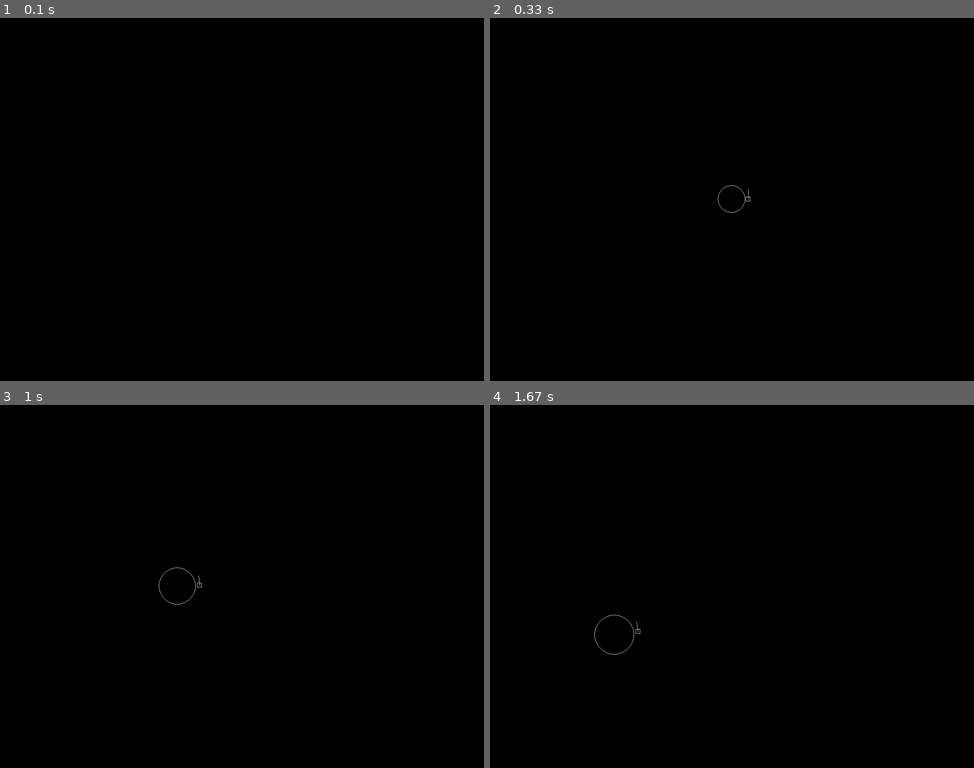
Above: before the commit, frames 1-4 (two rows, left to right).
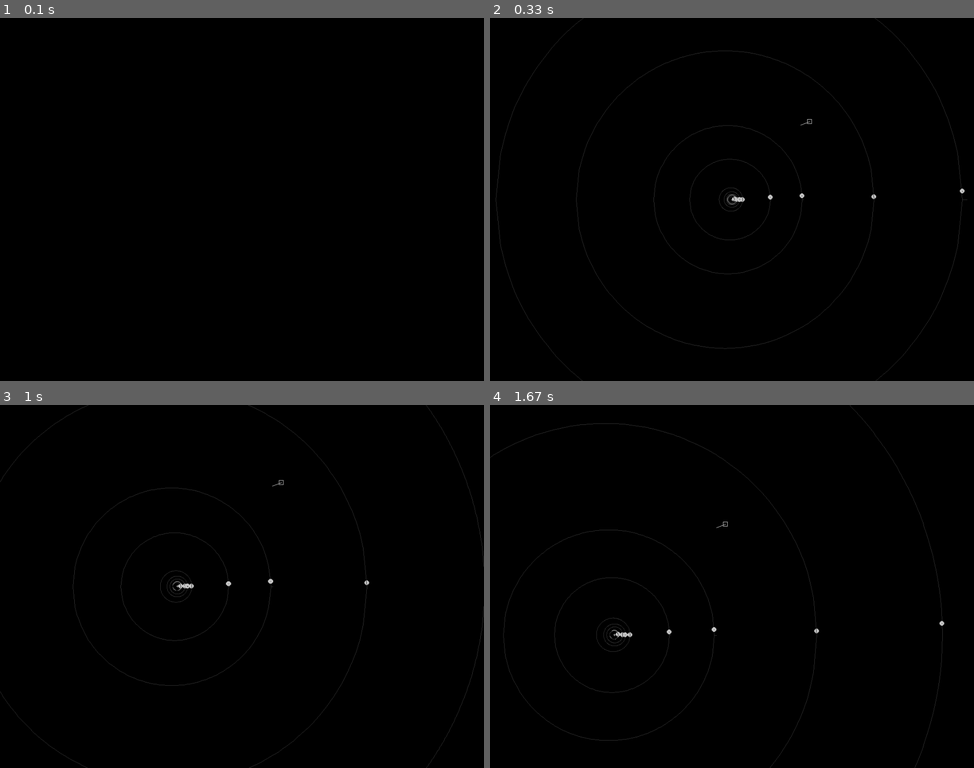
Above: after the commit, the same moments.

Repository: iparedes/Flatspace2
Game: pygame game, started from main.py
Two runs of this game, one before a commit and one after it. Both use one fixed random seed, a clock stepped at 60 frames per second and the inputs below.
Inputs:
- Up to frame 1 (0.1 s): no input
- Up to frame 2 (0.33 s): no input
- Up to frame 3 (1 s): tap T at 0.33 s; hold Right from 0.67 s (still down); tap Z at 0.73 s; tap X at 0.82 s
- Up to frame 4 (1.67 s): release Right at 1.13 s; hold Up 1.17-1.47 s; tap Z at 1.23, 1.57 s; hold Right from 1.5 s (still down)

Frame 1 is identical in both runs. In frame 2, 0.6% of the frame differs, in the area x 1-99%, y 0-100%; in frame 3, 0.6%; in frame 4, 0.6%.

Commit message:
Modified the constructor for vector, added ship to data file

Diff:
--- a/fspace.py
+++ b/fspace.py
@@ -201,7 +201,6 @@
         self.days=0
         self.ships=[]
 
-    #test
     # updates delta milliseconds
     def update(self,delta):
         self.epoch+=delta
@@ -224,12 +223,15 @@
 
 # A body that is not on rails
 class Ship:
-    def __init__(self,primary=None,name="",mass=0,pos=Pos(0,0)):
+    def __init__(self,primary=None,name="",mass=0,pos=Pos(0,0),vel=None):
         self.primary=primary
         self.name=name
         self.mass=mass
         self.pos=pos
-        self.velocity=Vector(Pos(0,0))
+        if vel==None:
+            self.velocity=Vector(Pos(0,0))
+        else:
+            self.velocity=vel
 
     def update_pos(self,delta):
         # Calculates the magnitud of the gravitational force
@@ -237,7 +239,8 @@
         # the vector has origin in the ship and points to the center of the primary
         # all our vectors have origin at (0,0) so we calculate de vector at (0,0) that
         # has the right magnitude and direction
-        vector=Vector(self.primary.pos-self.pos)
+        pos=self.primary.pos-self.pos
+        vector=Vector(pos=pos)
         vector.magnitude=f
         self.velocity+=vector
         shift=Pos(self.velocity.x*delta,self.velocity.y*delta)
--- a/game.py
+++ b/game.py
@@ -5,10 +5,14 @@
 from fspace import *
 import pygame as pg
 
-DATA_FILE='data3'
+DATA_FILE='data'
 
 ZOOM_FACTOR = 25
 MOVE_FACTOR = 10
+
+# The time rate is multiplied by the dt
+# the dt are milliseconds calculated dividing one second between the FPS
+# the default time rate (1) are 100ms per update
 TIME_RATE=[0,1,10,100,1000,10000,1e5,1e6]
 FPS = 10
 
@@ -26,7 +30,7 @@
         # it is not totally correct as it assumes that the orbit is horizontal in the ref. coords
 
         # Ojo here. Only for data3 ##########
-        self.max_apo=1e8
+        #self.max_apo=1e8
         #####################################
 
         self.View=View(self.Display,width=(self.max_apo*2.05))
@@ -82,8 +86,11 @@
                     mass=float(items[2])
                     x = float(items[3])
                     y = float(items[4])
-                    s=Ship(self.SS.Sol,name,mass,Pos(x,y))
-                    s.velocity=Vector(Pos(0,800))
+                    xvel = float(items[5])
+                    yvel = float(items[6])
+                    vel=Vector(x=xvel,y=yvel)
+                    # todo add velocity vector in ship constructor
+                    s=Ship(self.SS.Sol,name,mass,Pos(x,y),vel)
                     self.SS.ships.append(s)
                 else:
                     name=items[0]
@@ -162,7 +169,7 @@
             self.clock.tick(FPS)
             # instead of getting the ticks from clock.tick. I assume it works fine and calculate directly
             # mmmmm, doesn't look right
-            self.dt=1000/FPS # milliseconds per frame
+            self.dt = 1000/FPS # milliseconds per frame
             self.dt *= TIME_RATE[self.time_rate_index]
             print(self.dt)
             if self.time_rate_index!=0:
--- a/geometry.py
+++ b/geometry.py
@@ -42,14 +42,36 @@
         return math.sqrt(((self.x-other.x)**2)+((self.y-other.y)**2))
 
 class Vector(Pos):
+
+    # Constructors
+    # Pos
+    # x,y
+    # magnitud+dir
+    def __init__(self,**kwargs):
+        if 'pos' in kwargs:
+            pos=kwargs['pos']
+            Pos.__init__(self, pos.x, pos.y)
+        elif 'x' and 'y' in kwargs:
+            x=kwargs['x']
+            y=kwargs['y']
+            Pos.__init__(self,x,y)
+        else:
+            mag=kwargs['magnitud']
+            dir=kwargs['dir']
+            xp = mag * math.cos(math.radians(dir))
+            yp = mag * math.sin(math.radians(dir))
+            Pos.__init__(self,xp,yp)
+
     # needs either a pos (assumes origin at (0,0) or magnitud+dir
-    def __init__(self,pos=Pos(0,0),magnitud=0,dir=0):
-        if magnitud==0:
-            Pos.__init__(self,pos.x, pos.y)
-        else:
-            xp = magnitud * math.cos(math.radians(dir))
-            yp = magnitud * math.sin(math.radians(dir))
-            Pos.__init__(self,xp,yp)
+    # def __init__(self,pos=Pos(0,0),magnitud=0,dir=0):
+    #     if magnitud==0:
+    #         Pos.__init__(self,pos.x, pos.y)
+    #     else:
+    #         xp = magnitud * math.cos(math.radians(dir))
+    #         yp = magnitud * math.sin(math.radians(dir))
+    #         Pos.__init__(self,xp,yp)
+
+
 
     def __str__(self):
         t="->"+Pos.__str__(self)
--- a/main.py
+++ b/main.py
@@ -1,7 +1,6 @@
 from game import *
 
-# todo rotated ellipse is not properly placed
-# todo the paths do not account for the rotation of the ellipse
+# todo add SOIs and detect from position
 
 if __name__ == '__main__':
     G=Game()
Not shown, changed: data
